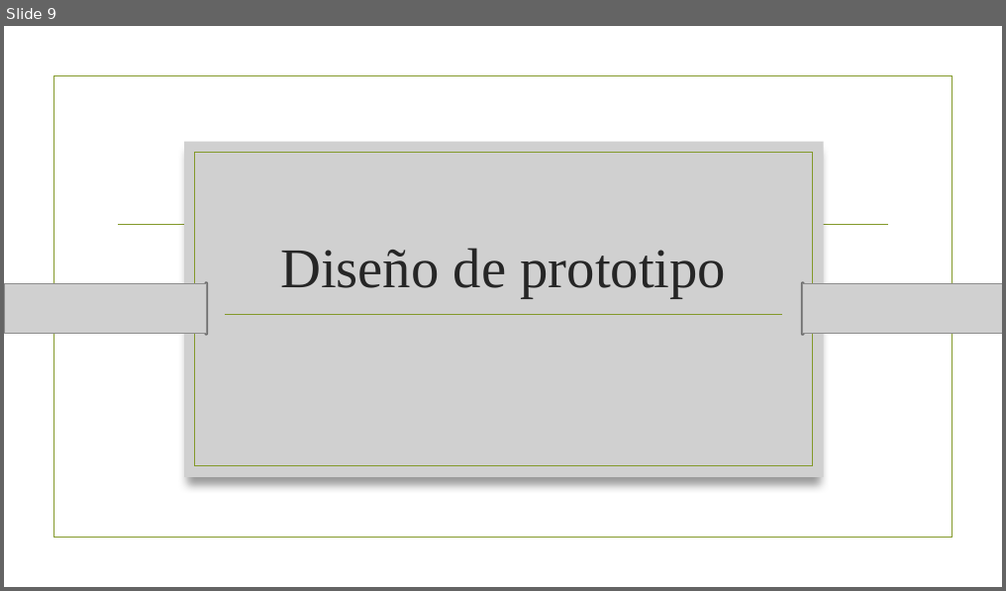
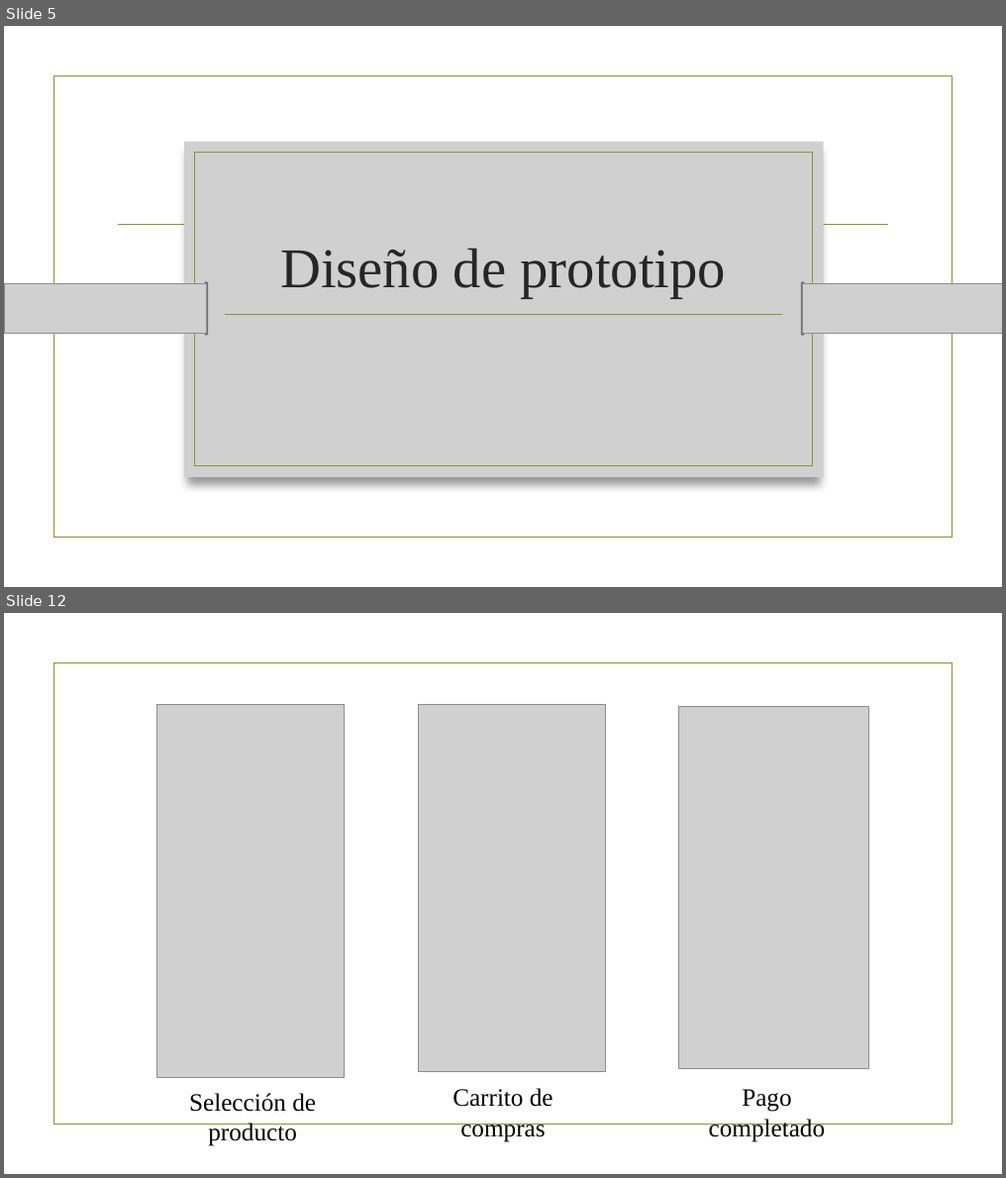
Before and after one commit to itzAngel/tsuki-project, a slide deck: Proyecto App Móviles.pptx. Shown one above the other, each under a label of ours: slide 9 before the commit, slides 5 and 12 after it; the slides between them are not shown. The pictures are 1006x591 and 1006x1178 pixels, drawn with LibreOffice and Linux fonts; fonts in the diff are those of the drawing; grey boxes stand for pictures; background and template pictures are left out. Boxes give left, top, right and bottom in pixels: in the first picture for what was removed or moved away, otherwise in the second. Text is boxed around its words. In the diff, an @@ line names an element or a change of style, - is before the commit and + after.

```diff
--- a/Proyecto App Móviles.pptx
+++ b/Proyecto App Móviles.pptx
@@ slide 12 added at box(4, 613, 1002, 1174), background picture (left out); not listed: 1 template element that a slide beside it also shows @@
@@ picture added at box(157, 704, 345, 1078) @@
@@ picture added at box(418, 704, 605, 1072) @@
@@ picture added at box(679, 706, 869, 1068) @@
@@ text added at box(189, 1093, 316, 1147), 24 pt, text #000000 @@
+Selección de producto
@@ text added at box(452, 1088, 553, 1143), 24 pt, text #000000 @@
+Carrito de compras
@@ text added at box(709, 1089, 825, 1143), 24 pt, text #000000 @@
+Pago completado
@@ what was slide 9 is now slide 5 @@
```
Also in this commit, not shown: 6 other slides added, 5 slides removed, 1 other file.
